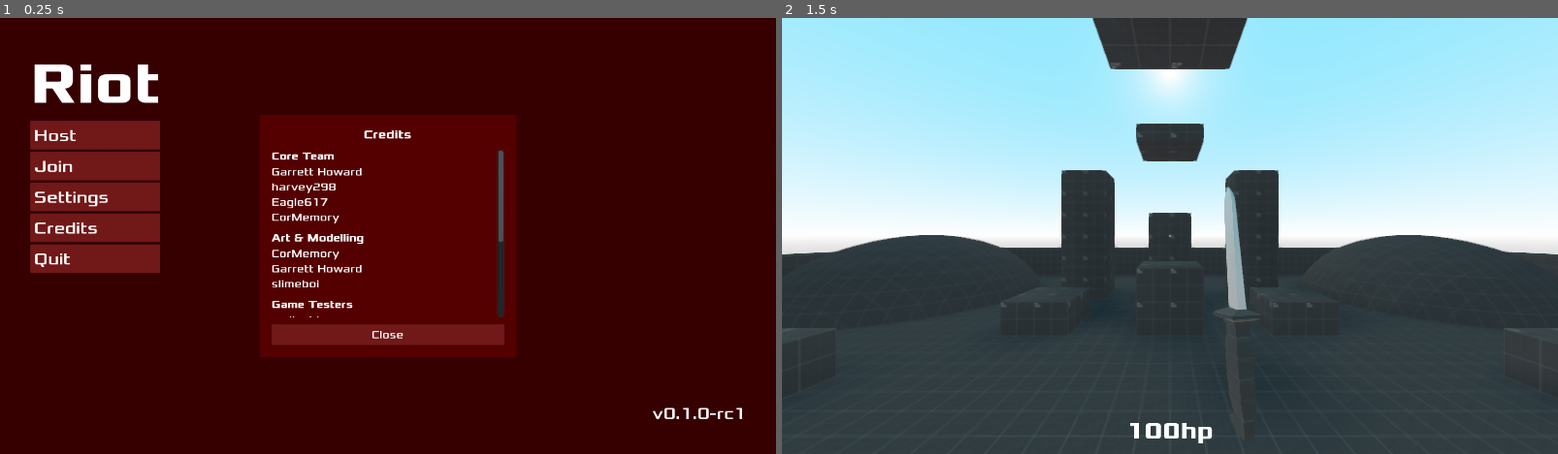
Above: before the commit, frames 1-2 (left to right).
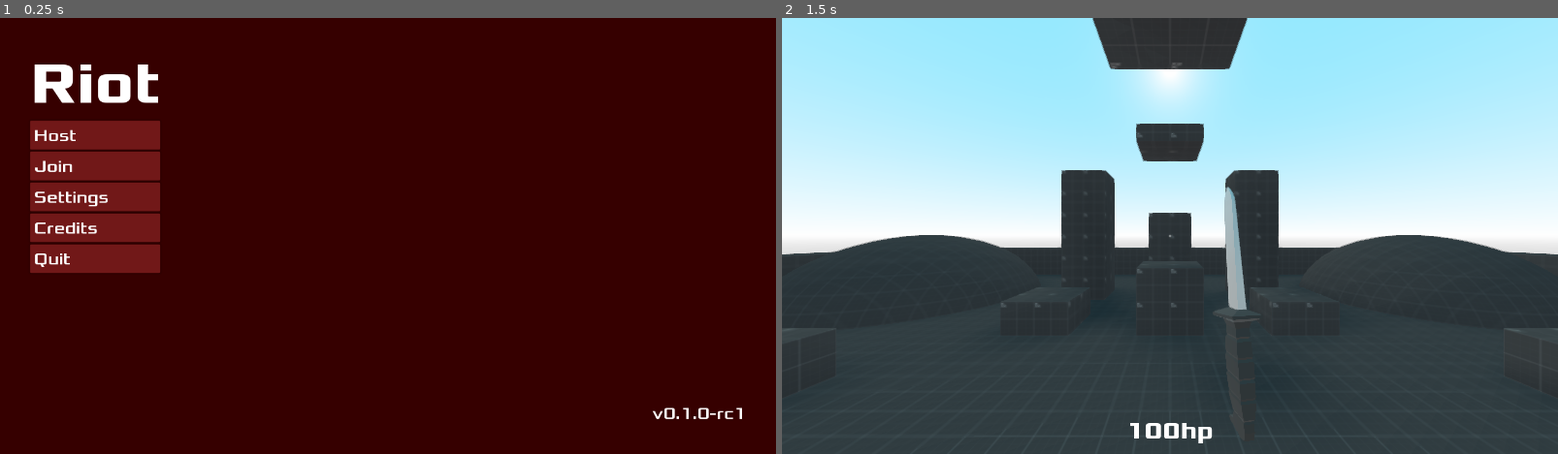
Above: after the commit, the same moments.

Repository: garhow/riot
Game: Godot game, scene res://scenes/main.tscn
The game is run twice, just before and just after one commit, with the same random seed, the same clock (stepped at 60 frames per second) and the same inputs.
Inputs (mouse positions are in pixels of both pictures, inside the frame that each line leads up to):
- Up to frame 1 (0.25 s): no input
- Up to frame 2 (1.5 s): tap Enter at 0.5 s; move the mouse to (1340, 214) at 0.52 s; hold D (move_right) 0.53-1.25 s; right-click (1340, 214) at 0.6 s; click (1340, 214) at 0.67 s; tap Space (jump) at 0.77 s; click "Host" at 1.25 s

The runs differ from the first frame. In frame 1, 18% of the frame differs, in the area x 33-67%, y 22-78%; in frame 2, nothing differs.

Commit message:
Fix visibility error in last commit

Diff:
--- a/src/scenes/menu/menu.tscn
+++ b/src/scenes/menu/menu.tscn
@@ -180,6 +180,7 @@
 [node name="Credits" type="Control" parent="Center" groups=[
 "submenu",
 ]]
+visible = false
 margin_left = 960.0
 margin_top = 540.0
 margin_right = 960.0
@@ -237,7 +238,7 @@
 theme = ExtResource( 1 )
 
 [node name="VBox" type="VBoxContainer" parent="Center/Credits/Panel/VBox/Scroll"]
-margin_right = 372.0
+margin_right = 384.0
 margin_bottom = 513.0
 size_flags_horizontal = 3
 size_flags_vertical = 3
